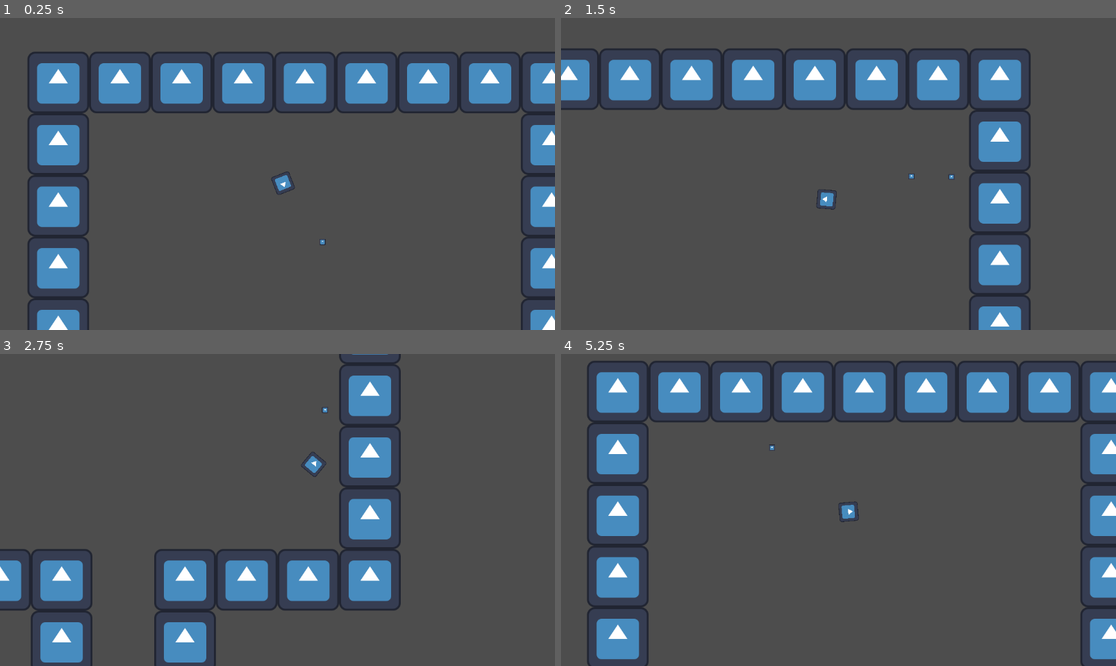
Above: before the commit, frames 1-4 (two rows, left to right).
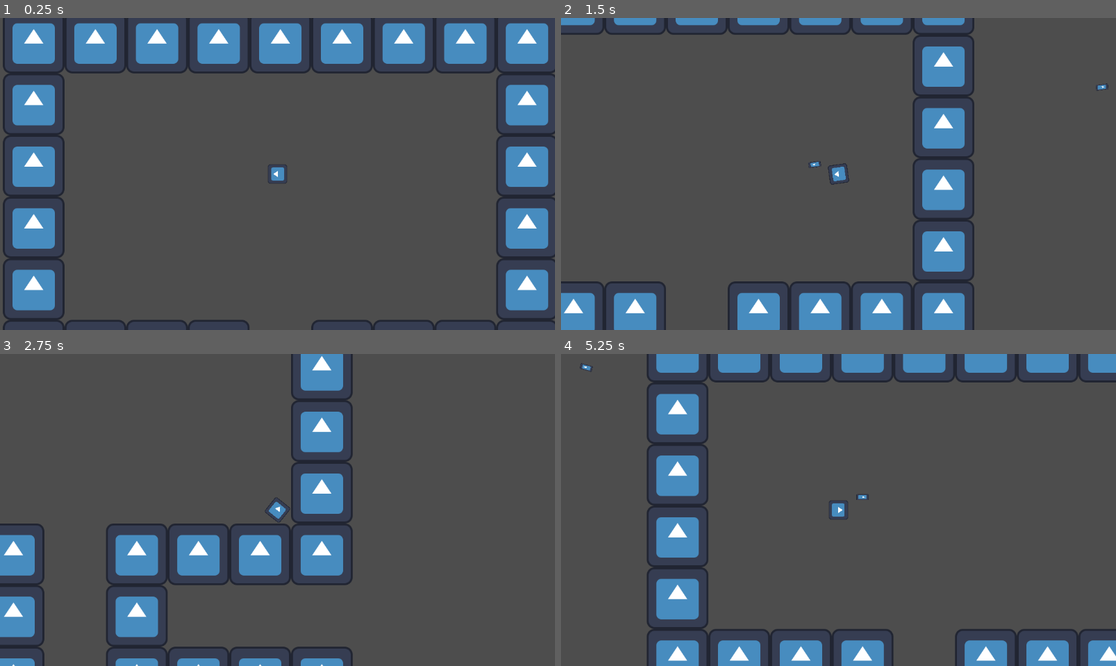
Above: after the commit, the same moments.

Repository: FaellEmiliano/Projeto_Jogo
Game: Godot game, scene res://Mundo.tscn
Same seed, same stepped clock (60 frames per second), same inputs: the game is played once before the commit and once after it. This scene is started directly instead of the project's main scene. The engine's default icon, where the game draws it, is replaced by a stand-in: a white triangle on a blue panel in a dark square.
Inputs (mouse positions are in pixels of both pictures, inside the frame that each line leads up to):
- Up to frame 1 (0.25 s): no input
- Up to frame 2 (1.5 s): move the mouse to (960, 158) at 0.52 s; hold Right (mov_direita) 0.53-1.28 s; click (960, 158) at 0.67 s; move the mouse to (727, 189) at 1.27 s; hold S (mov_baixo) from 1.28 s (still down); click (727, 189) at 1.42 s
- Up to frame 3 (2.75 s): move the mouse to (333, 441) at 2.02 s; release S (mov_baixo) at 2.03 s; hold Right (mov_direita) from 2.03 s (still down); click (333, 441) at 2.17 s
- Up to frame 4 (5.25 s): move the mouse to (810, 572) at 2.77 s; release Right (mov_direita) at 2.78 s; hold Up (mov_cima) 2.78-3.53 s; click (810, 572) at 2.92 s; move the mouse to (1005, 556) at 3.52 s; hold A (mov_esquerda) 3.53-5.03 s; click (1005, 556) at 3.67 s; move the mouse to (672, 463) at 4.27 s; click (672, 463) at 4.42 s; move the mouse to (866, 510) at 5.02 s; hold S (mov_baixo) from 5.03 s (still down); click (866, 510) at 5.17 s

The runs differ from the first frame. In frame 1, 33% of the frame differs, in the area x 0-100%, y 0-100%; in frame 2, 27%; in frame 3, 23%; in frame 4, 31%.

Commit message:
Sistema de movimentação e tiro refeito

Diff:
--- a/Mundo.tscn
+++ b/Mundo.tscn
@@ -1,8 +1,7 @@
-[gd_scene load_steps=7 format=4 uid="uid://qej6i5vmxvhs"]
+[gd_scene load_steps=5 format=4 uid="uid://byqnwlovbxr01"]
 
-[ext_resource type="PackedScene" uid="uid://c5qg0idaf4cst" path="res://Personagem.tscn" id="1_pe05s"]
+[ext_resource type="PackedScene" uid="uid://bbkvwvo0xtobn" path="res://Personagem.tscn" id="1_pe05s"]
 [ext_resource type="Texture2D" uid="uid://br8bv3rwc2flx" path="res://icon.svg" id="2_ubi47"]
-[ext_resource type="PackedScene" uid="uid://vqsb5o0v82w4" path="res://tiro.tscn" id="2_xywc0"]
 
 [sub_resource type="TileSetAtlasSource" id="TileSetAtlasSource_ubi47"]
 texture = ExtResource("2_ubi47")
@@ -20,30 +19,16 @@
 terrain_set_0/terrain_0/color = Color(0.5, 0.34375, 0.25, 1)
 sources/1 = SubResource("TileSetAtlasSource_ubi47")
 
-[sub_resource type="CircleShape2D" id="CircleShape2D_xywc0"]
-radius = 241.168
-
 [node name="Mundo" type="Node2D"]
 
 [node name="jogador" parent="." instance=ExtResource("1_pe05s")]
-position = Vector2(523, 255)
+position = Vector2(570, 337)
 scale = Vector2(2, 2)
-velocidade = 300.0
-tiro = ExtResource("2_xywc0")
-fire_rate = 0.4
 
 [node name="Camera2D" type="Camera2D" parent="jogador"]
-position = Vector2(22.5, 35.5)
 scale = Vector2(0.5, 0.5)
-position_smoothing_enabled = true
+rotation_smoothing_enabled = true
 
 [node name="TileMapLayer" type="TileMapLayer" parent="."]
 tile_map_data = PackedByteArray("AAAAAAAAAQAAAAAAAAABAAAAAQAAAAAAAAACAAAAAQAAAAAAAAADAAAAAQAAAAAAAAAEAAAAAQAAAAAAAAAFAA …(752 unchanged characters)…
 tile_set = SubResource("TileSet_gejyx")
-
-[node name="spawn inimigos" type="Area2D" parent="."]
-position = Vector2(559, 1268)
-
-[node name="CollisionShape2D" type="CollisionShape2D" parent="spawn inimigos"]
-position = Vector2(7, -3)
-shape = SubResource("CircleShape2D_xywc0")
--- a/Personagem.tscn
+++ b/Personagem.tscn
@@ -1,18 +1,17 @@
-[gd_scene load_steps=4 format=3 uid="uid://c5qg0idaf4cst"]
+[gd_scene load_steps=4 format=3 uid="uid://bbkvwvo0xtobn"]
 
-[ext_resource type="Script" uid="uid://bd2fq52wkgses" path="res://movimentacao.gd" id="1_u0opb"]
+[ext_resource type="Script" uid="uid://bd2fq52wkgses" path="res://personagem.gd" id="1_u0opb"]
 [ext_resource type="Texture2D" uid="uid://br8bv3rwc2flx" path="res://icon.svg" id="2_y0rq2"]
 
 [sub_resource type="RectangleShape2D" id="RectangleShape2D_kbydu"]
 
 [node name="CharacterBody2D" type="CharacterBody2D"]
 script = ExtResource("1_u0opb")
+veloc_tiro = 1000
 
 [node name="CollisionShape2D" type="CollisionShape2D" parent="."]
-position = Vector2(0, -10)
 shape = SubResource("RectangleShape2D_kbydu")
 
 [node name="Sprite2D" type="Sprite2D" parent="."]
-position = Vector2(0, -10)
 scale = Vector2(0.15625, 0.15625)
 texture = ExtResource("2_y0rq2")
--- a/movimentacao.gd
+++ /dev/null
@@ -1,31 +0,0 @@
-extends CharacterBody2D
-
-#cria controle no inspetor
-@export var velocidade: float = 500.0
-@export var tiro: PackedScene
-@export var fire_rate: float = 1
-var fire_timer = 0.0
-
-func _physics_process(delta: float) -> void:
-	var vetorxy = Vector2.ZERO
-
-	#inputs
-	vetorxy.y = Input.get_action_strength("mov_baixo") - Input.get_action_strength("mov_cima")
-	vetorxy.x = Input.get_action_strength("mov_direita") - Input.get_action_strength("mov_esquerda")
-	look_at(get_global_mouse_position())
-	rotation += PI/2
-
-	#calculo da velocidade
-	velocity = vetorxy.normalized()*velocidade
-	move_and_slide()
-
-	#tiro
-	fire_timer -= delta
-	if fire_timer <= 0:
-		var bala = tiro.instantiate()
-		bala.z_index = -1
-		bala.position = position + Vector2(0,-50).rotated(rotation)
-		bala.direcao = rotation
-		bala.direcao = Vector2.UP.rotated(rotation)
-		get_parent().add_child(bala)
-		fire_timer = fire_rate
--- /dev/null
+++ b/personagem.gd
@@ -0,0 +1,34 @@
+extends CharacterBody2D
+
+@export_range(0,10000,200) var speed:int = 400
+@export var veloc_tiro = 300
+@export var fire_rate = 0.5
+var tiro = load("res://tiro.tscn")
+var timer = 0.0
+
+func movimentacao():
+	var input_direction = Input.get_vector("mov_esquerda", "mov_direita", "mov_cima", "mov_baixo")
+	velocity = input_direction * speed
+
+
+func atirar():
+	if Input.is_mouse_button_pressed(MOUSE_BUTTON_LEFT) and timer<0:
+		var instancia_tiro = tiro.instantiate()
+		instancia_tiro.global_position = global_position
+		instancia_tiro.rotation = rotation
+		instancia_tiro.direcao = Vector2.UP.rotated(rotation)
+		instancia_tiro.veloc = veloc_tiro
+		get_parent().add_child(instancia_tiro)
+		print("tiro!")
+		timer = fire_rate
+
+
+
+
+func _physics_process(delta):
+	timer-= delta
+	movimentacao()
+	look_at(get_global_mouse_position())
+	rotation += PI/2
+	atirar()
+	move_and_slide()
--- a/project.godot
+++ b/project.godot
@@ -12,7 +12,7 @@
 
 config/name="Projeto jogo IFSP"
 run/main_scene="uid://qej6i5vmxvhs"
-config/features=PackedStringArray("4.4", "Forward Plus")
+config/features=PackedStringArray("4.5", "Forward Plus")
 config/icon="res://icon.svg"
 
 [input]
--- a/tiro.gd
+++ b/tiro.gd
@@ -1,16 +1,13 @@
 extends Area2D
 
-@export var velocidade: float = 500.0
-var direcao = Vector2.ZERO
+var veloc = 0
+var direcao: Vector2 = Vector2.ZERO
+
+func _ready() -> void:
+	z_index = -1
+func _physics_process(delta: float) -> void:
+	position += veloc * direcao * delta
+
 
 func _on_visible_on_screen_notifier_2d_screen_exited() -> void:
 	queue_free()
-
-
-func _physics_process(delta: float) -> void:
-	position += direcao*velocidade*delta
-
-
-func _on_body_entered(body: Node2D) -> void:
-	if body.name != "jogador":
-		queue_free()
--- a/tiro.tscn
+++ b/tiro.tscn
@@ -1,23 +1,23 @@
-[gd_scene load_steps=4 format=3 uid="uid://vqsb5o0v82w4"]
+[gd_scene load_steps=4 format=3 uid="uid://srs8iocc7px0"]
 
-[ext_resource type="Script" uid="uid://bol8yj4fe4sfu" path="res://tiro.gd" id="1_gp2hl"]
+[ext_resource type="Script" uid="uid://d2g42oqlwd55v" path="res://tiro.gd" id="1_gp2hl"]
 [ext_resource type="Texture2D" uid="uid://br8bv3rwc2flx" path="res://icon.svg" id="1_rivwi"]
 
-[sub_resource type="RectangleShape2D" id="RectangleShape2D_u0opb"]
-size = Vector2(123, 127)
+[sub_resource type="RectangleShape2D" id="RectangleShape2D_rivwi"]
+size = Vector2(13, 25.5)
 
 [node name="Tiro" type="Area2D"]
-scale = Vector2(0.1, 0.1)
 script = ExtResource("1_gp2hl")
+veloc = 100
+
+[node name="Sprite2D" type="Sprite2D" parent="."]
+position = Vector2(1.7881416e-07, 0)
+scale = Vector2(0.09375001, 0.203125)
+texture = ExtResource("1_rivwi")
 
 [node name="CollisionShape2D" type="CollisionShape2D" parent="."]
-position = Vector2(-1.5, 0.5)
-shape = SubResource("RectangleShape2D_u0opb")
-
-[node name="Sprite2D" type="Sprite2D" parent="."]
-texture = ExtResource("1_rivwi")
+shape = SubResource("RectangleShape2D_rivwi")
 
 [node name="VisibleOnScreenNotifier2D" type="VisibleOnScreenNotifier2D" parent="."]
 
-[connection signal="body_entered" from="." to="." method="_on_body_entered"]
 [connection signal="screen_exited" from="VisibleOnScreenNotifier2D" to="." method="_on_visible_on_screen_notifier_2d_screen_exited"]
Renamed: movimentacao.gd.uid -> personagem.gd.uid
Not shown, changed: tiro.gd.uid
